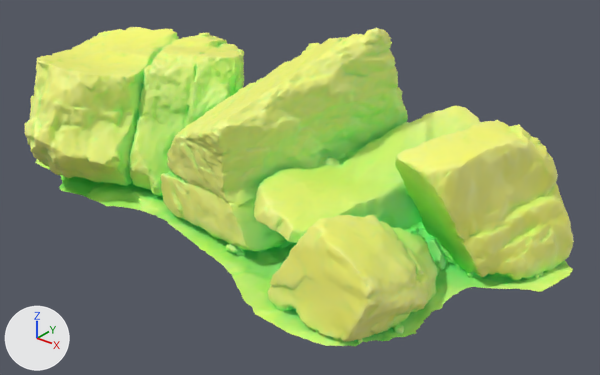
The glTF model godot/world/rocks/scan_00.glb: old version first, new version second.
The view is the same before and after, from a 50 mm camera at (1.569, -1.767, 0.918) aimed at (0.15, 0.007, -0.182). The axes (+X, +Y, +Z) are drawn at lower left. The lights are the same throughout. The picture after the commit comes second. Vertices at exactly the same position are counted once.
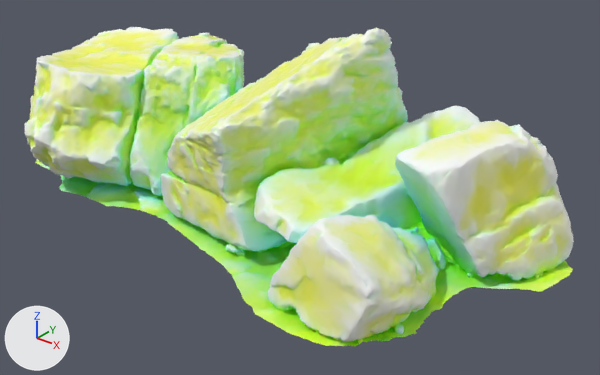
Diff of the bpy script that builds the scene:
```diff
--- a/godot/world/rocks/scan_00.glb.py
+++ b/godot/world/rocks/scan_00.glb.py
@@ me_mesh_0 @@
 me_mesh_0.from_pydata(...)  # 49173 vertices, 97964 faces; spans x -0.93..0.93, y -0.45..0.45, z -0.32..0.32
 # used by ob_mesh_0; location = (0.0, 0.0, 0.0)
+# me_mesh_0 part 1: 44544 faces centred in x -0.91..0.92, y -0.45..0.43, z -0.32..0.3 are repainted in the vertex colours; the middle colour goes from green #9eff75 to green #9eff68
+# me_mesh_0 part 2: 22956 faces centred in x -0.92..0.91, y -0.44..0.43, z -0.31..0.3 are repainted in the vertex colours; the middle colour goes from yellow #f5ff7d to yellow #f5ff8d
+# me_mesh_0 part 3: 12147 faces centred in x -0.93..0.9, y -0.45..0.45, z -0.3..0.32 are repainted in the vertex colours; the middle colour goes from yellow #f7ff80 to white #f7fff0
+# me_mesh_0 part 4: 18317 faces centred in x -0.92..0.9, y -0.45..0.45, z -0.3..0.32 are repainted in the vertex colours; the middle colour goes from yellow #f0ff7e to green #f0ffcc
 me_mesh_0.materials.append(mat_defaultmaterial)
```

Pixel boxes [x1, y1, x2, y2] of what changed, in the pictures (600 x 375 px):
part 1 of me_mesh_0, recoloured: [31, 33, 573, 347] in both
part 2 of me_mesh_0, recoloured: [28, 32, 569, 338] in both
part 3 of me_mesh_0, recoloured: [24, 27, 574, 342] in both
part 4 of me_mesh_0, recoloured: [27, 28, 571, 340] in both
